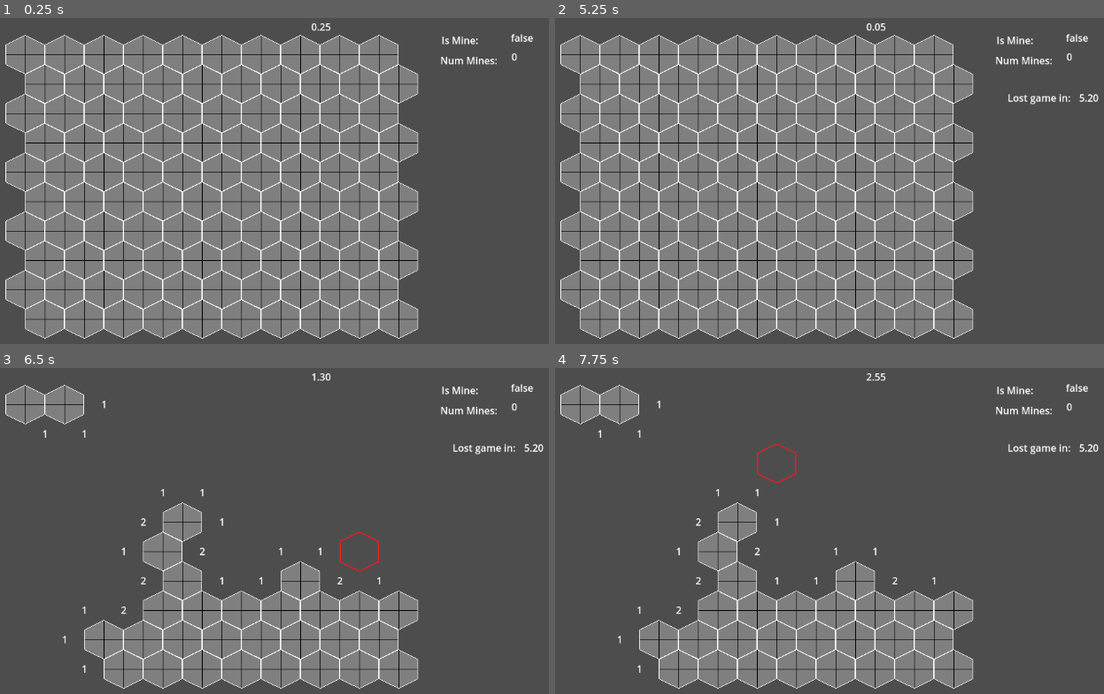
Above: before the commit, frames 1-4 (two rows, left to right).
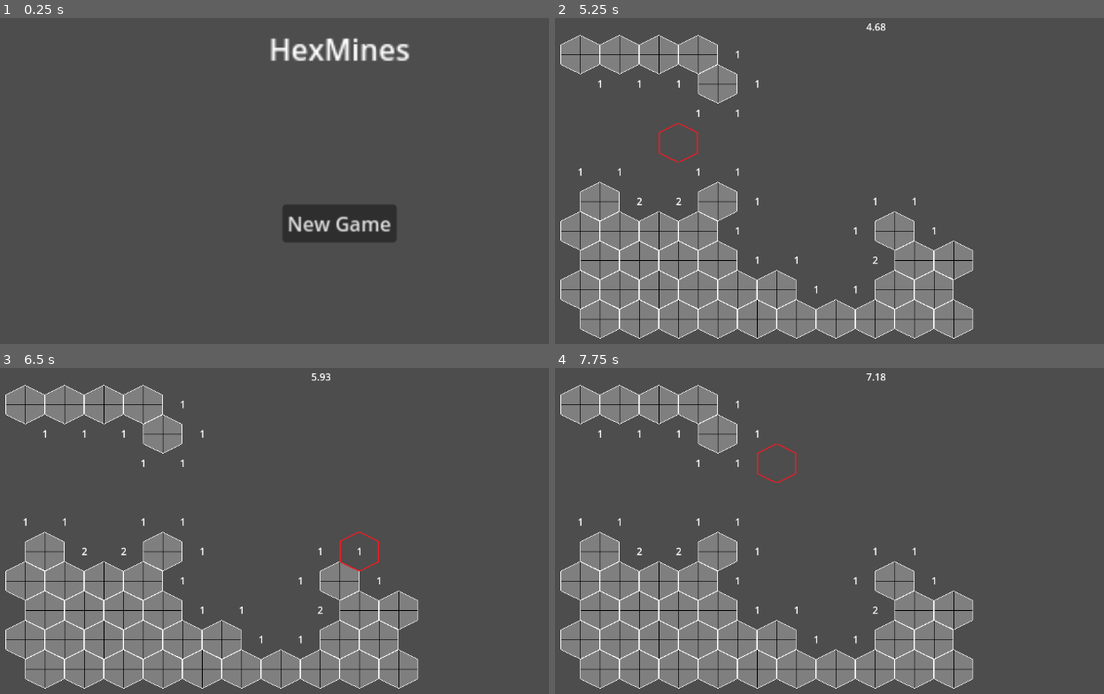
Above: after the commit, the same moments.

Repository: pmdwyer/hexmines
Game: Godot game, scene res://main_menu.tscn
Two runs of this game, one before a commit and one after it. Both use one fixed random seed, a clock stepped at 60 frames per second and the inputs below. Before the commit the project starts from res://main_game.tscn.
Inputs (mouse positions are in pixels of both pictures, inside the frame that each line leads up to):
- Up to frame 1 (0.25 s): no input
- Up to frame 2 (5.25 s): click (895, 223) at 0.5 s, where only the run after the commit has a clickable "New Game"; tap Enter at 1.25, 2.75, 4.25 s; move the mouse to (1049, 194) at 1.27 s; click (1049, 194) at 1.42 s; tap Space at 2, 3.5, 5 s; move the mouse to (752, 233) at 2.02 s; click (752, 233) at 2.17 s; move the mouse to (966, 125) at 2.77 s; click (966, 125) at 2.92 s; move the mouse to (856, 291) at 3.52 s; click (856, 291) at 3.67 s; move the mouse to (outside the picture) at 4.27 s; click (outside the picture) at 4.42 s; move the mouse to (681, 154) at 5.02 s; click (681, 154) at 5.17 s
- Up to frame 3 (6.5 s): move the mouse to (373, 563) at 5.77 s; click (373, 563) at 5.92 s
- Up to frame 4 (7.75 s): move the mouse to (791, 465) at 6.52 s; click (791, 465) at 6.67 s; move the mouse to (1049, 544) at 7.27 s; click (1049, 544) at 7.42 s

The runs differ from the first frame. In frame 1, 63% of the frame differs, in the area x 0-98%, y 1-99%; in frame 2, 41%; in frame 3, 17%; in frame 4, 17%.

Commit message:
Add main menu, new game button

Diff:
--- a/main_game.gd
+++ b/game.gd
@@ -4,6 +4,9 @@
 var grid_scene: PackedScene = preload("res://grid/grid.tscn")
 var _grid
 var _total_time: float = 0.0
+
+
+signal game_over
 
 
 func _ready():
@@ -22,8 +25,8 @@
 			completed_time = "Won game in:\t%.2f\n" % _total_time
 		%CompletedTimesList.append_text(completed_time)
 		remove_child(_grid)
-		_create_grid()
-		add_child(_grid)
+		_grid.queue_free()
+		game_over.emit()
 
 
 func _create_grid():
--- a/main_game.tscn
+++ b/game.tscn
@@ -1,9 +1,9 @@
 [gd_scene load_steps=2 format=3 uid="uid://btqddf8jrwukw"]
 
-[ext_resource type="Script" path="res://main_game.gd" id="1_53yo6"]
+[ext_resource type="Script" path="res://game.gd" id="1_h3fn6"]
 
 [node name="main_game" type="Node2D"]
-script = ExtResource("1_53yo6")
+script = ExtResource("1_h3fn6")
 
 [node name="TimeLabel" type="RichTextLabel" parent="."]
 unique_name_in_owner = true
--- a/grid/grid.gd
+++ b/grid/grid.gd
@@ -40,13 +40,6 @@
 	var neighbors = _get_neighbors(_tiles[i])
 	for n in neighbors:
 		n.add_mine()
-
-
-func _process(delta):
-	var tile = _get_tile_at_mouse()
-	if tile:
-		%is_mine_value.text = str(tile.is_mine)
-		%num_mines_value.text = str(tile.num_neighbor_mines)
 
 
 func _input(event):
--- a/grid/grid.tscn
+++ b/grid/grid.tscn
@@ -4,34 +4,3 @@
 
 [node name="grid" type="Node2D"]
 script = ExtResource("1_dm441")
-
-[node name="is_mine_label" type="RichTextLabel" parent="."]
-offset_left = 742.0
-offset_top = 29.0
-offset_right = 828.0
-offset_bottom = 54.0
-size_flags_horizontal = 3
-text = "Is Mine:"
-
-[node name="is_mine_value" type="RichTextLabel" parent="."]
-unique_name_in_owner = true
-offset_left = 855.0
-offset_top = 25.0
-offset_right = 951.0
-offset_bottom = 56.0
-size_flags_horizontal = 3
-
-[node name="num_mines_label" type="RichTextLabel" parent="."]
-offset_left = 740.0
-offset_top = 62.0
-offset_right = 834.0
-offset_bottom = 85.0
-size_flags_horizontal = 3
-text = "Num Mines:"
-
-[node name="num_mines_value" type="RichTextLabel" parent="."]
-unique_name_in_owner = true
-offset_left = 856.0
-offset_top = 56.0
-offset_right = 962.0
-offset_bottom = 84.0
--- /dev/null
+++ b/main_menu.gd
@@ -0,0 +1,22 @@
+extends Control
+
+
+@export var game_scene: PackedScene = preload("res://game.tscn")
+
+
+var _game
+
+
+func _on_button_pressed():
+	_game = game_scene.instantiate()
+	_game.connect("game_over", _clean_up_game)
+	add_child(_game)
+	$Label.hide()
+	$Button.hide()
+
+
+func _clean_up_game():
+	remove_child(_game)
+	_game.queue_free()
+	$Label.show()
+	$Button.show()
--- /dev/null
+++ b/main_menu.tscn
@@ -0,0 +1,44 @@
+[gd_scene load_steps=2 format=3 uid="uid://mfit8sernyqs"]
+
+[ext_resource type="Script" path="res://main_menu.gd" id="1_gpqc6"]
+
+[node name="Control" type="Control"]
+layout_mode = 3
+anchors_preset = 15
+anchor_right = 1.0
+anchor_bottom = 1.0
+grow_horizontal = 2
+grow_vertical = 2
+script = ExtResource("1_gpqc6")
+
+[node name="Label" type="Label" parent="."]
+layout_mode = 1
+anchors_preset = 5
+anchor_left = 0.5
+anchor_right = 0.5
+offset_left = -115.5
+offset_top = 20.0
+offset_right = -38.5
+offset_bottom = 43.0
+grow_horizontal = 2
+scale = Vector2(3, 3)
+text = "HexMines"
+horizontal_alignment = 1
+vertical_alignment = 1
+
+[node name="Button" type="Button" parent="."]
+layout_mode = 1
+anchors_preset = 8
+anchor_left = 0.5
+anchor_top = 0.5
+anchor_right = 0.5
+anchor_bottom = 0.5
+offset_left = -93.0
+offset_top = -15.5
+offset_bottom = 15.5
+grow_horizontal = 2
+grow_vertical = 2
+scale = Vector2(2, 2)
+text = "New Game"
+
+[connection signal="pressed" from="Button" to="." method="_on_button_pressed"]
--- a/project.godot
+++ b/project.godot
@@ -11,7 +11,7 @@
 [application]
 
 config/name="hexmines"
-run/main_scene="res://main_game.tscn"
+run/main_scene="res://main_menu.tscn"
 config/features=PackedStringArray("4.2", "GL Compatibility")
 config/icon="res://icon.svg"
 
